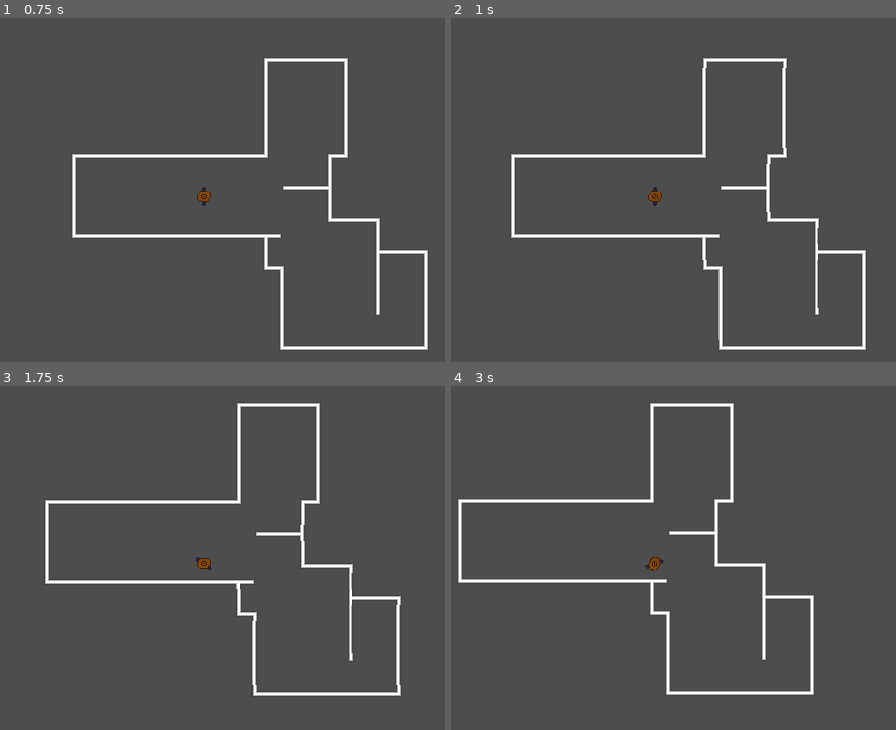
Above: before the commit, frames 1-4 (two rows, left to right).
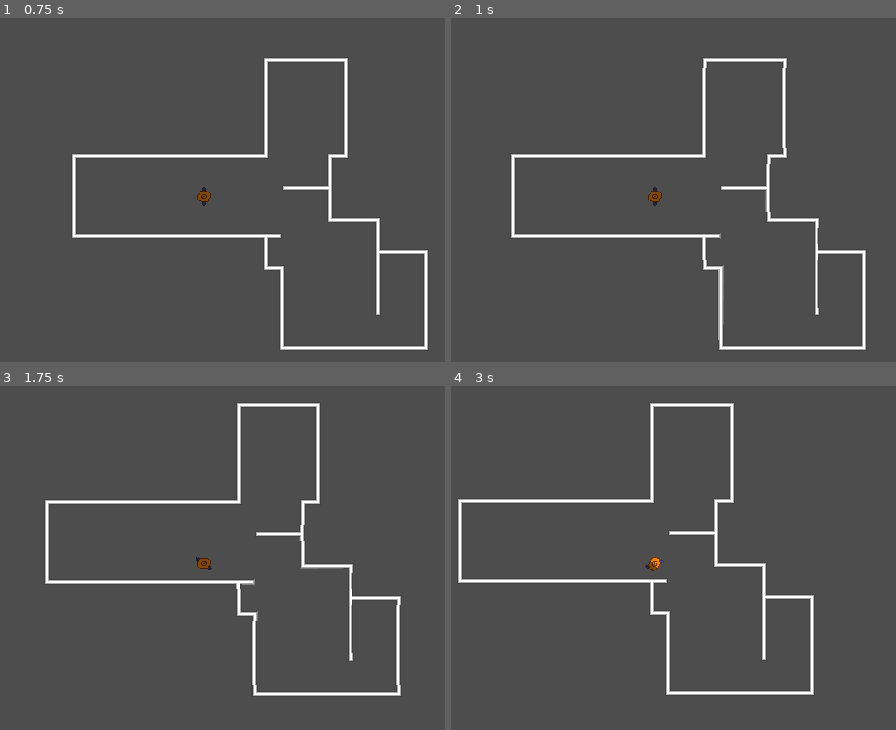
Above: after the commit, the same moments.

Repository: sparkworm/ChiliJam
Game: Godot game, scene res://scenes/levels/test_level.tscn
Same seed, same stepped clock (60 frames per second), same inputs: the game is played once before the commit and once after it. This scene is started directly instead of the project's main scene.
Inputs (mouse positions are in pixels of both pictures, inside the frame that each line leads up to):
- Up to frame 1 (0.75 s): tap Enter at 0.5 s; move the mouse to (342, 179) at 0.52 s; hold D (right) from 0.53 s (still down)
- Up to frame 2 (1 s): keep holding D (right)
- Up to frame 3 (1.75 s): move the mouse to (75, 582) at 1.27 s; release D (right) at 1.28 s; hold S (down) from 1.28 s (still down)
- Up to frame 4 (3 s): move the mouse to (718, 485) at 2.02 s; release S (down) at 2.03 s; hold D (right) 2.03-2.78 s; move the mouse to (624, 637) at 2.77 s; hold W (up) from 2.78 s (still down)

Frame 1 is identical in both runs. In frame 2, less than 0.1% of the frame differs, in the area x 60-71%, y 50-89%; in frame 3, less than 0.1%; in frame 4, less than 0.1%, in the area x 44-48%, y 49-53%.

Commit message:
Added circle light, and began adding a light prop

Diff:
--- a/scenes/levels/level.tscn
+++ b/scenes/levels/level.tscn
@@ -1,32 +1,78 @@
-[gd_scene load_steps=7 format=3 uid="uid://b4if5uedqfonx"]
+[gd_scene load_steps=21 format=3 uid="uid://b4if5uedqfonx"]
 
 [ext_resource type="Script" path="res://scenes/levels/level.gd" id="1_kf2wx"]
 [ext_resource type="PackedScene" uid="uid://dhploj4iolbpx" path="res://scenes/characters/player.tscn" id="2_30lky"]
 [ext_resource type="Texture2D" uid="uid://csu1tqglyf2di" path="res://visual/tilemap_walls.png" id="3_efoju"]
+
+[sub_resource type="OccluderPolygon2D" id="OccluderPolygon2D_m4xs6"]
+polygon = PackedVector2Array(-8, -3, 8, -3, 8, 3, -8, 3)
+
+[sub_resource type="OccluderPolygon2D" id="OccluderPolygon2D_thkq7"]
+polygon = PackedVector2Array(3, -8, 3, 8, -3, 8, -3, -8)
+
+[sub_resource type="OccluderPolygon2D" id="OccluderPolygon2D_j1163"]
+polygon = PackedVector2Array(8, 3, 3, 3, 3, 8, -3, 8, -3, -3, 8, -3)
+
+[sub_resource type="OccluderPolygon2D" id="OccluderPolygon2D_cn283"]
+polygon = PackedVector2Array(3, -8, 3, -3, 8, -3, 8, 3, -3, 3, -3, -8)
+
+[sub_resource type="OccluderPolygon2D" id="OccluderPolygon2D_wvk6d"]
+polygon = PackedVector2Array(-3, 8, -3, 3, -8, 3, -8, -3, 3, -3, 3, 8)
+
+[sub_resource type="OccluderPolygon2D" id="OccluderPolygon2D_346q5"]
+polygon = PackedVector2Array(-8, -3, -3, -3, -3, -8, 3, -8, 3, 3, -8, 3)
+
+[sub_resource type="OccluderPolygon2D" id="OccluderPolygon2D_am4ye"]
+polygon = PackedVector2Array(8, 3, 3, 3, 3, 8, -3, 8, -3, 3, -8, 3, -8, -3, 8, -3)
+
+[sub_resource type="OccluderPolygon2D" id="OccluderPolygon2D_d0sv0"]
+polygon = PackedVector2Array(3, -8, 3, -3, 8, -3, 8, 3, 3, 3, 3, 8, -3, 8, -3, -8)
+
+[sub_resource type="OccluderPolygon2D" id="OccluderPolygon2D_hti48"]
+polygon = PackedVector2Array(-3, 8, -3, 3, -8, 3, -8, -3, -3, -3, -3, -8, 3, -8, 3, 8)
+
+[sub_resource type="OccluderPolygon2D" id="OccluderPolygon2D_tv3j5"]
+polygon = PackedVector2Array(-8, -3, -3, -3, -3, -8, 3, -8, 3, -3, 8, -3, 8, 3, -8, 3)
+
+[sub_resource type="OccluderPolygon2D" id="OccluderPolygon2D_vhu4p"]
+polygon = PackedVector2Array(-3, 8, -3, 0, 3, 0, 3, 8)
+
+[sub_resource type="OccluderPolygon2D" id="OccluderPolygon2D_p5mao"]
+polygon = PackedVector2Array(8, 3, 0, 3, 0, -3, 8, -3)
+
+[sub_resource type="OccluderPolygon2D" id="OccluderPolygon2D_vwa0x"]
+polygon = PackedVector2Array(3, -8, 3, 0, -3, 0, -3, -8)
+
+[sub_resource type="OccluderPolygon2D" id="OccluderPolygon2D_x0hco"]
+polygon = PackedVector2Array(-8, -3, 0, -3, 0, 3, -8, 3)
 
 [sub_resource type="TileSetAtlasSource" id="TileSetAtlasSource_xttok"]
 texture = ExtResource("3_efoju")
 0:0/0 = 0
 0:0/0/terrain_set = 0
 0:0/0/terrain = 0
+0:0/0/occlusion_layer_0/polygon = SubResource("OccluderPolygon2D_m4xs6")
 0:0/0/physics_layer_0/polygon_0/points = PackedVector2Array(-8, -3, 8, -2.875, 8, 3, -8, 3)
 0:0/0/terrains_peering_bit/right_side = 0
 0:0/0/terrains_peering_bit/left_side = 0
 1:0/0 = 0
 1:0/0/terrain_set = 0
 1:0/0/terrain = 0
+1:0/0/occlusion_layer_0/polygon = SubResource("OccluderPolygon2D_j1163")
 1:0/0/physics_layer_0/polygon_0/points = PackedVector2Array(8, -3, 8, 3, 3, 3, 2.875, 8, -3, 8, -3, -3)
 1:0/0/terrains_peering_bit/right_side = 0
 1:0/0/terrains_peering_bit/bottom_side = 0
 2:0/0 = 0
 2:0/0/terrain_set = 0
 2:0/0/terrain = 0
+2:0/0/occlusion_layer_0/polygon = SubResource("OccluderPolygon2D_wvk6d")
 2:0/0/physics_layer_0/polygon_0/points = PackedVector2Array(3, 8, -3, 8, -3, 3, -8, 2.875, -8, -3, 3, -3)
 2:0/0/terrains_peering_bit/bottom_side = 0
 2:0/0/terrains_peering_bit/left_side = 0
 3:0/0 = 0
 3:0/0/terrain_set = 0
 3:0/0/terrain = 0
+3:0/0/occlusion_layer_0/polygon = SubResource("OccluderPolygon2D_am4ye")
 3:0/0/physics_layer_0/polygon_0/points = PackedVector2Array(8, 3, 3, 3, 3, 8, -3, 8, -2.37681, 2.91893, -8, 2.875, -8, -3, 8, -3)
 3:0/0/terrains_peering_bit/right_side = 0
 3:0/0/terrains_peering_bit/bottom_side = 0
@@ -34,24 +80,28 @@
 0:1/0 = 0
 0:1/0/terrain_set = 0
 0:1/0/terrain = 0
+0:1/0/occlusion_layer_0/polygon = SubResource("OccluderPolygon2D_thkq7")
 0:1/0/physics_layer_0/polygon_0/points = PackedVector2Array(3, -8, 2.875, 8, -3, 8, -3, -8)
 0:1/0/terrains_peering_bit/bottom_side = 0
 0:1/0/terrains_peering_bit/top_side = 0
 1:1/0 = 0
 1:1/0/terrain_set = 0
 1:1/0/terrain = 0
+1:1/0/occlusion_layer_0/polygon = SubResource("OccluderPolygon2D_cn283")
 1:1/0/physics_layer_0/polygon_0/points = PackedVector2Array(-3, -8, 3, -8, 3, -3, 8, -2.875, 8, 3, -3, 3)
 1:1/0/terrains_peering_bit/right_side = 0
 1:1/0/terrains_peering_bit/top_side = 0
 2:1/0 = 0
 2:1/0/terrain_set = 0
 2:1/0/terrain = 0
+2:1/0/occlusion_layer_0/polygon = SubResource("OccluderPolygon2D_346q5")
 2:1/0/physics_layer_0/polygon_0/points = PackedVector2Array(-8, 3, -8, -3, -3, -3, -2.875, -8, 3, -8, 3, 3)
 2:1/0/terrains_peering_bit/left_side = 0
 2:1/0/terrains_peering_bit/top_side = 0
 4:1/0 = 0
 4:1/0/terrain_set = 0
 4:1/0/terrain = 0
+4:1/0/occlusion_layer_0/polygon = SubResource("OccluderPolygon2D_tv3j5")
 4:1/0/physics_layer_0/polygon_0/points = PackedVector2Array(-8, -3, -3, -3, -3, -8, 3, -8, 2.37681, -2.91893, 8, -2.875, 8, 3, -8, 3)
 4:1/0/terrains_peering_bit/right_side = 0
 4:1/0/terrains_peering_bit/left_side = 0
@@ -59,6 +109,7 @@
 3:1/0 = 0
 3:1/0/terrain_set = 0
 3:1/0/terrain = 0
+3:1/0/occlusion_layer_0/polygon = SubResource("OccluderPolygon2D_d0sv0")
 3:1/0/physics_layer_0/polygon_0/points = PackedVector2Array(3, -8, 3, -3, 8, -3, 8, 3, 2.91893, 2.37681, 2.875, 8, -3, 8, -3, -8)
 3:1/0/terrains_peering_bit/right_side = 0
 3:1/0/terrains_peering_bit/bottom_side = 0
@@ -66,6 +117,7 @@
 4:0/0 = 0
 4:0/0/terrain_set = 0
 4:0/0/terrain = 0
+4:0/0/occlusion_layer_0/polygon = SubResource("OccluderPolygon2D_hti48")
 4:0/0/physics_layer_0/polygon_0/points = PackedVector2Array(-3, 8, -3, 3, -8, 3, -8, -3, -2.91893, -2.37681, -2.875, -8, 3, -8, 3, 8)
 4:0/0/terrains_peering_bit/bottom_side = 0
 4:0/0/terrains_peering_bit/left_side = 0
@@ -73,25 +125,30 @@
 5:1/0 = 0
 5:1/0/terrain_set = 0
 5:1/0/terrain = 0
+5:1/0/occlusion_layer_0/polygon = SubResource("OccluderPolygon2D_p5mao")
 5:1/0/physics_layer_0/polygon_0/points = PackedVector2Array(0, -3, 8, -2.875, 8, 3, 0, 3)
 5:1/0/terrains_peering_bit/right_side = 0
 5:0/0 = 0
 5:0/0/terrain_set = 0
 5:0/0/terrain = 0
+5:0/0/occlusion_layer_0/polygon = SubResource("OccluderPolygon2D_vhu4p")
 5:0/0/physics_layer_0/polygon_0/points = PackedVector2Array(3, 0, 2.875, 8, -3, 8, -3, 0)
 5:0/0/terrains_peering_bit/bottom_side = 0
 6:1/0 = 0
 6:1/0/terrain_set = 0
 6:1/0/terrain = 0
+6:1/0/occlusion_layer_0/polygon = SubResource("OccluderPolygon2D_x0hco")
 6:1/0/physics_layer_0/polygon_0/points = PackedVector2Array(0, 3, -8, 2.875, -8, -3, 0, -3)
 6:1/0/terrains_peering_bit/left_side = 0
 6:0/0 = 0
 6:0/0/terrain_set = 0
 6:0/0/terrain = 0
+6:0/0/occlusion_layer_0/polygon = SubResource("OccluderPolygon2D_vwa0x")
 6:0/0/physics_layer_0/polygon_0/points = PackedVector2Array(-3, 0, -2.875, -8, 3, -8, 3, 0)
 6:0/0/terrains_peering_bit/top_side = 0
 
 [sub_resource type="TileSet" id="TileSet_qy8nw"]
+occlusion_layer_0/light_mask = 1
 physics_layer_0/collision_layer = 1
 terrain_set_0/mode = 2
 terrain_set_0/terrain_0/name = "Walls"
--- a/scenes/levels/test_level.tscn
+++ b/scenes/levels/test_level.tscn
@@ -1,8 +1,12 @@
-[gd_scene load_steps=2 format=4 uid="uid://bt1p6gfmmurqh"]
+[gd_scene load_steps=3 format=4 uid="uid://bt1p6gfmmurqh"]
 
 [ext_resource type="PackedScene" uid="uid://b4if5uedqfonx" path="res://scenes/levels/level.tscn" id="1_yppm5"]
+[ext_resource type="PackedScene" uid="uid://cfj4ao60xr6e6" path="res://scenes/props/light_prop.tscn" id="2_if3i6"]
 
 [node name="TestLevel" instance=ExtResource("1_yppm5")]
 
 [node name="Walls" parent="World" index="0"]
 tile_map_data = PackedByteArray("AAACAP3/AAAAAAAAAAABAP3/AAAAAAAAAAAAAP3/AAAAAAAAAAD///3/AAAAAAAAAAD+//3/AAAAAAAAAAD9// …(1360 unchanged characters)…
+
+[node name="LightProp" parent="World/Decoration" index="0" instance=ExtResource("2_if3i6")]
+position = Vector2(100, 49)
--- /dev/null
+++ b/scenes/props/light_prop.tscn
@@ -0,0 +1,11 @@
+[gd_scene load_steps=2 format=3 uid="uid://cfj4ao60xr6e6"]
+
+[ext_resource type="Texture2D" uid="uid://dk6fe16wbcti0" path="res://visual/lighting/circle_light.png" id="1_gj6nu"]
+
+[node name="LightProp" type="Node2D"]
+
+[node name="Sprite2D" type="Sprite2D" parent="."]
+
+[node name="PointLight2D" type="PointLight2D" parent="."]
+shadow_enabled = true
+texture = ExtResource("1_gj6nu")
Binary file added: visual/lighting/circle_light.png
Not shown, added: visual/lighting/circle_light.png.import
Not shown, added: visual/lighting/circle_light.pxo
